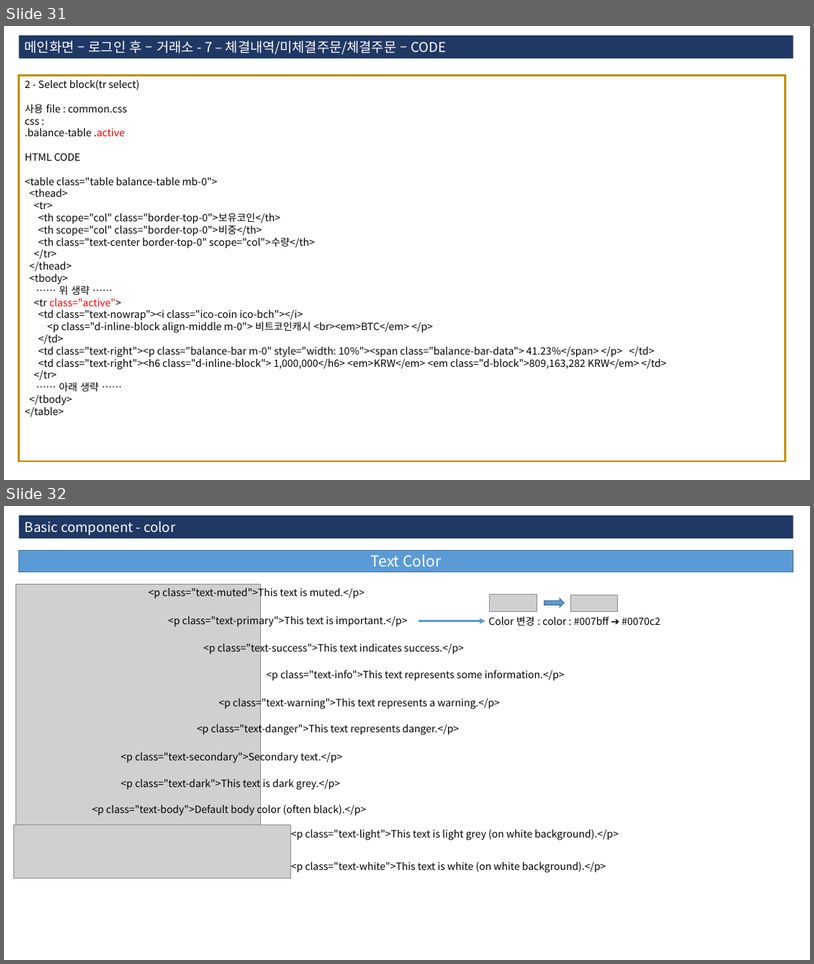
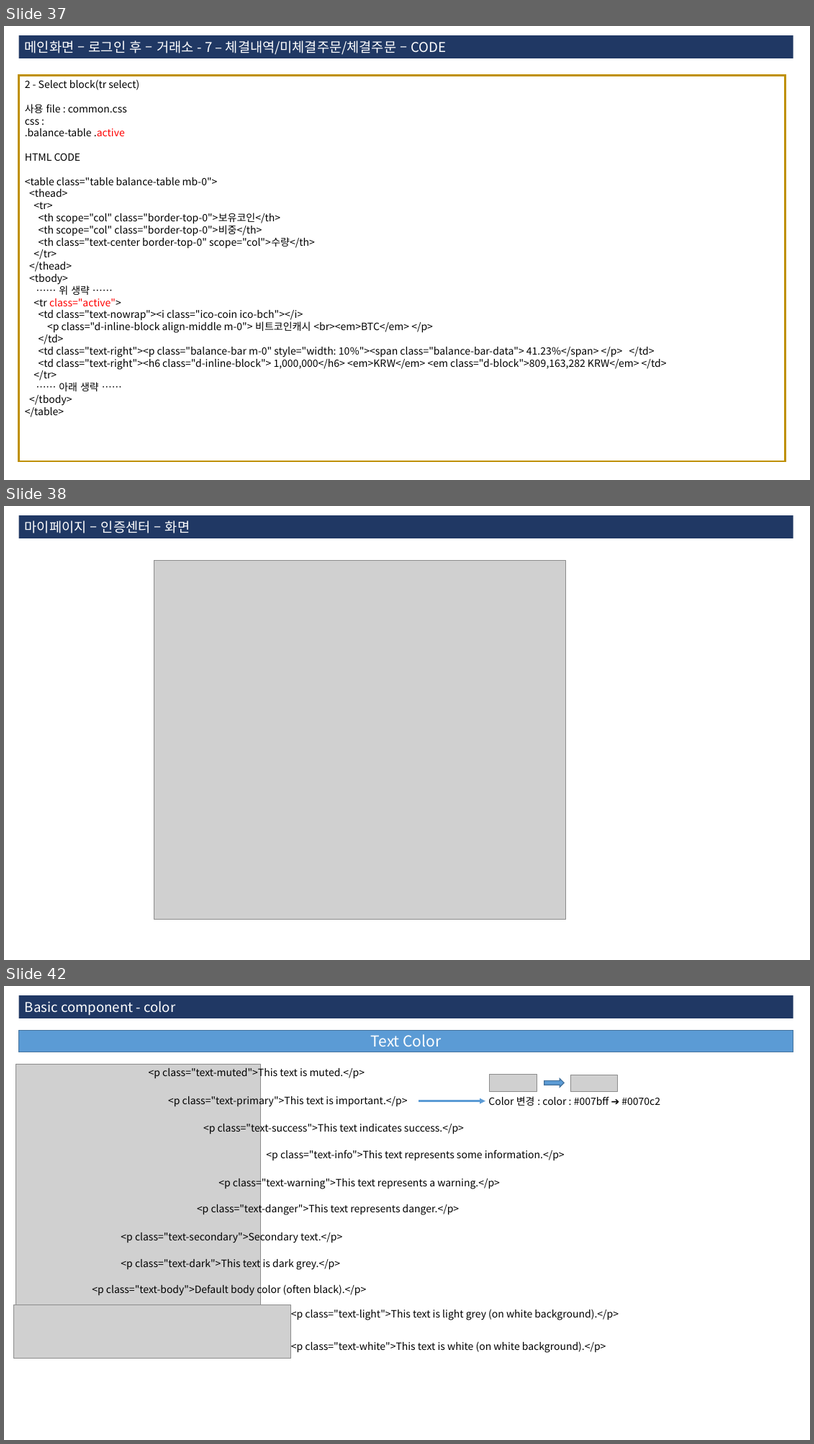
Before and after one commit to 3dwebart/html-publish, a slide deck: web/data/guide.pptx. Shown one above the other, each under a label of ours: slides 31 and 32 before the commit, slides 37, 38 and 42 after it; the slides between them are not shown. The pictures are 814x964 and 814x1444 pixels, drawn with LibreOffice and Linux fonts; fonts in the diff are those of the drawing; grey boxes stand for pictures. Boxes give left, top, right and bottom in pixels: in the first picture for what was removed or moved away, otherwise in the second. Text is boxed around its words. In the diff, an @@ line names an element or a change of style, - is before the commit and + after.

```diff
--- a/web/data/guide.pptx
+++ b/web/data/guide.pptx
@@ slide 38 added at (x1=4, y1=506, x2=810, y2=960), background #FFFFFF @@
@@ rectangle added at (x1=19, y1=515, x2=794, y2=538), fill #203864, 16 pt, text #FFFFFF @@
+마이페이지 – 인증센터 – 화면
@@ picture added at (x1=154, y1=561, x2=566, y2=919) @@
@@ what was slide 31 is now slide 37 @@
@@ what was slide 32 is now slide 42 @@
```
Also in this commit, not shown: 8 slides changed, 10 other slides added, 3 other files.
